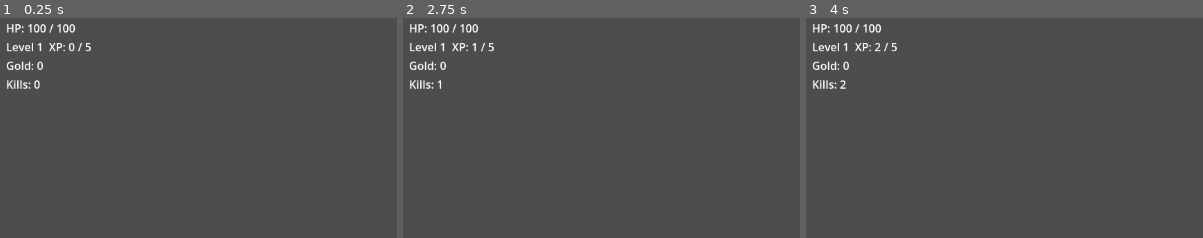
Above: before the commit, frames 1-3 (left to right).
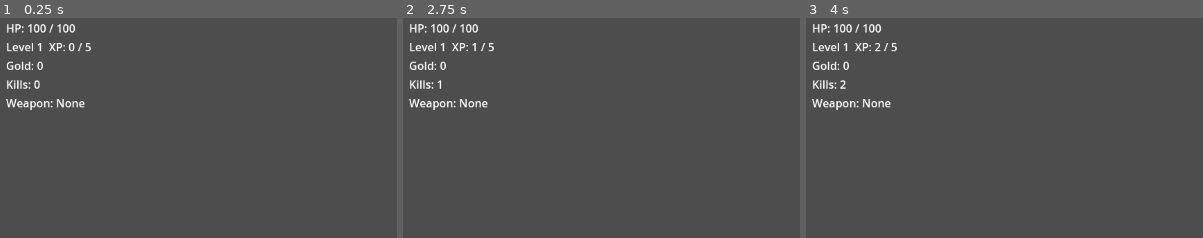
Above: after the commit, the same moments.

Repository: airisuzuki123/RogueLootPrototype
Game: Godot game, scene res://scenes/main.tscn
Two runs of this game, one before a commit and one after it. Both use one fixed random seed, a clock stepped at 60 frames per second and the inputs below.
Inputs:
- Up to frame 1 (0.25 s): no input
- Up to frame 2 (2.75 s): tap Enter at 0.5 s; hold D (move_right) 0.53-1.28 s; tap Space at 1.25 s; hold S (move_down) 1.28-2.03 s; hold D (move_right) from 2.03 s (still down)
- Up to frame 3 (4 s): release D (move_right) at 2.78 s; hold W (move_up) 2.78-3.53 s; hold A (move_left) from 3.53 s (still down)
The pictures show only the part of the screen within x 0-50%, y 0-50%; the shares and areas given below are measured in that part.

The runs differ from the first frame. In frame 1, 0.4% of the frame differs, in the area x 1-22%, y 36-42%; in frame 2, 0.4%; in frame 3, 0.4%.

Commit message:
Add basic equipment drops

Diff:
--- a/scripts/core/game_manager.gd
+++ b/scripts/core/game_manager.gd
@@ -4,6 +4,8 @@
 signal enemy_killed(total: int)
 signal health_changed(current: int, maximum: int)
 signal experience_changed(current: int, required: int, level: int)
+signal equipment_changed(equipment: Dictionary)
+signal loot_message_changed(message: String)
 signal upgrade_choices_requested(choices: Array)
 signal run_ended(kills: int, gold: int)
 
@@ -18,6 +20,8 @@
 var is_run_over: bool = false
 var is_upgrade_pending: bool = false
 var pending_upgrade_choices: Array = []
+var equipped_weapon: Dictionary = {}
+var latest_loot_message: String = ""
 
 const UPGRADE_POOL := [
 	{
@@ -64,9 +68,13 @@
 	is_run_over = false
 	is_upgrade_pending = false
 	pending_upgrade_choices.clear()
+	equipped_weapon.clear()
+	latest_loot_message = ""
 	gold_changed.emit(gold)
 	enemy_killed.emit(kills)
 	experience_changed.emit(experience, experience_to_next_level, level)
+	equipment_changed.emit(equipped_weapon)
+	loot_message_changed.emit(latest_loot_message)
 
 func register_player(player_node: Node) -> void:
 	player = player_node
@@ -83,6 +91,17 @@
 		return
 	gold += amount
 	gold_changed.emit(gold)
+	_set_loot_message("+%d Gold" % amount)
+
+func pickup_equipment(equipment: Dictionary) -> void:
+	if is_run_over or equipment.is_empty():
+		return
+	var old_weapon := equipped_weapon.duplicate(true)
+	equipped_weapon = equipment.duplicate(true)
+	if player != null and player.has_method("equip_weapon"):
+		player.equip_weapon(equipped_weapon, old_weapon)
+	equipment_changed.emit(equipped_weapon)
+	_set_loot_message("Equipped %s" % equipment["name"])
 
 func register_kill() -> void:
 	if is_run_over:
@@ -124,3 +143,7 @@
 	for index in range(min(3, pool.size())):
 		pending_upgrade_choices.append(pool[index])
 	upgrade_choices_requested.emit(pending_upgrade_choices)
+
+func _set_loot_message(message: String) -> void:
+	latest_loot_message = message
+	loot_message_changed.emit(latest_loot_message)
--- a/scripts/entities/enemy.gd
+++ b/scripts/entities/enemy.gd
@@ -42,6 +42,7 @@
 	if randf() <= loot_chance:
 		var loot := LOOT_DROP_SCENE.instantiate()
 		loot.global_position = global_position
+		loot.source_level = GameManager.level
 		get_tree().current_scene.add_child(loot)
 	queue_free()
 
--- a/scripts/entities/player.gd
+++ b/scripts/entities/player.gd
@@ -10,9 +10,14 @@
 
 var health: int
 var fire_cooldown: float = 0.0
+var base_fire_interval: float
+var equipment_damage_bonus: int = 0
+var equipment_attack_speed_bonus: int = 0
+var equipment_health_bonus: int = 0
 
 func _ready() -> void:
 	health = max_health
+	base_fire_interval = fire_interval
 	sync_health_state()
 
 func _physics_process(delta: float) -> void:
@@ -40,7 +45,8 @@
 		"damage":
 			projectile_damage += 5
 		"attack_speed":
-			fire_interval = max(0.18, fire_interval * 0.82)
+			base_fire_interval = max(0.18, base_fire_interval * 0.82)
+			fire_interval = _calculate_fire_interval()
 		"move_speed":
 			move_speed += 35.0
 		"max_health":
@@ -52,6 +58,11 @@
 			GameManager.update_player_health(health, max_health)
 		"multishot":
 			projectile_count += 1
+
+func equip_weapon(new_weapon: Dictionary, old_weapon: Dictionary = {}) -> void:
+	_remove_equipment_stats(old_weapon)
+	_apply_equipment_stats(new_weapon)
+	GameManager.update_player_health(health, max_health)
 
 func _update_auto_attack(delta: float) -> void:
 	fire_cooldown -= delta
@@ -67,7 +78,7 @@
 		var spread := deg_to_rad(8.0 * (index - (projectile_count - 1) / 2.0))
 		projectile.global_position = global_position
 		projectile.direction = base_direction.rotated(spread)
-		projectile.damage = projectile_damage
+		projectile.damage = projectile_damage + equipment_damage_bonus
 		get_tree().current_scene.add_child(projectile)
 
 func _find_nearest_enemy() -> Node2D:
@@ -82,3 +93,33 @@
 			nearest_distance = distance
 			nearest = enemy
 	return nearest
+
+func _apply_equipment_stats(equipment: Dictionary) -> void:
+	for affix in equipment.get("affixes", []):
+		match affix["id"]:
+			"damage":
+				equipment_damage_bonus += affix["value"]
+			"attack_speed":
+				equipment_attack_speed_bonus += affix["value"]
+			"max_health":
+				equipment_health_bonus += affix["value"]
+				max_health += affix["value"]
+				health += affix["value"]
+	fire_interval = _calculate_fire_interval()
+
+func _remove_equipment_stats(equipment: Dictionary) -> void:
+	for affix in equipment.get("affixes", []):
+		match affix["id"]:
+			"damage":
+				equipment_damage_bonus -= affix["value"]
+			"attack_speed":
+				equipment_attack_speed_bonus -= affix["value"]
+			"max_health":
+				equipment_health_bonus -= affix["value"]
+				max_health -= affix["value"]
+				health = min(health, max_health)
+	fire_interval = _calculate_fire_interval()
+
+func _calculate_fire_interval() -> float:
+	var speed_multiplier := 1.0 + float(equipment_attack_speed_bonus) / 100.0
+	return max(0.14, base_fire_interval / max(speed_multiplier, 0.1))
--- /dev/null
+++ b/scripts/items/equipment_factory.gd
@@ -0,0 +1,74 @@
+class_name EquipmentFactory
+extends RefCounted
+
+const RARITIES := [
+	{"name": "Common", "color": Color(0.8, 0.8, 0.8), "weight": 70, "affixes": 1, "power": 1.0},
+	{"name": "Magic", "color": Color(0.35, 0.55, 1.0), "weight": 24, "affixes": 2, "power": 1.25},
+	{"name": "Rare", "color": Color(1.0, 0.85, 0.2), "weight": 6, "affixes": 3, "power": 1.6}
+]
+
+const AFFIXES := [
+	{"id": "damage", "label": "Damage", "min": 3, "max": 8},
+	{"id": "max_health", "label": "Max HP", "min": 10, "max": 25},
+	{"id": "attack_speed", "label": "Attack Speed", "min": 6, "max": 14}
+]
+
+static func roll_weapon(enemy_level: int = 1) -> Dictionary:
+	var rarity := _roll_rarity()
+	var affix_count: int = rarity["affixes"]
+	var affix_pool := AFFIXES.duplicate(true)
+	affix_pool.shuffle()
+	var affixes: Array = []
+	var score := 0
+	for index in range(min(affix_count, affix_pool.size())):
+		var template: Dictionary = affix_pool[index]
+		var value := randi_range(template["min"], template["max"]) + enemy_level
+		value = int(round(float(value) * rarity["power"]))
+		affixes.append({
+			"id": template["id"],
+			"label": template["label"],
+			"value": value
+		})
+		score += _score_affix(template["id"], value)
+	return {
+		"name": "%s Wand" % rarity["name"],
+		"slot": "weapon",
+		"rarity": rarity["name"],
+		"color": rarity["color"],
+		"affixes": affixes,
+		"score": score
+	}
+
+static func describe(equipment: Dictionary) -> String:
+	if equipment.is_empty():
+		return "Weapon: None"
+	var lines := ["%s (%s)" % [equipment["name"], equipment["rarity"]]]
+	for affix in equipment["affixes"]:
+		var prefix := "+"
+		if affix["id"] == "attack_speed":
+			lines.append("%s%d%% %s" % [prefix, affix["value"], affix["label"]])
+		else:
+			lines.append("%s%d %s" % [prefix, affix["value"], affix["label"]])
+	return "\n".join(lines)
+
+static func _roll_rarity() -> Dictionary:
+	var total_weight := 0
+	for rarity in RARITIES:
+		total_weight += rarity["weight"]
+	var roll := randi_range(1, total_weight)
+	var cursor := 0
+	for rarity in RARITIES:
+		cursor += rarity["weight"]
+		if roll <= cursor:
+			return rarity
+	return RARITIES[0]
+
+static func _score_affix(affix_id: String, value: int) -> int:
+	match affix_id:
+		"damage":
+			return value * 4
+		"max_health":
+			return value
+		"attack_speed":
+			return value * 3
+	return value
--- a/scripts/items/loot_drop.gd
+++ b/scripts/items/loot_drop.gd
@@ -1,13 +1,25 @@
 extends Area2D
+
+const EquipmentFactory := preload("res://scripts/items/equipment_factory.gd")
 
 @export var gold_amount: int = 1
 @export var pickup_radius: float = 20.0
+@export var equipment_chance: float = 0.28
+@export var source_level: int = 1
+
+var equipment: Dictionary = {}
 
 func _ready() -> void:
+	if randf() <= equipment_chance:
+		equipment = EquipmentFactory.roll_weapon(source_level)
+		$Visual.color = equipment["color"]
 	body_entered.connect(_on_body_entered)
 
 func _on_body_entered(body: Node) -> void:
 	if body.name != "Player":
 		return
-	GameManager.add_gold(gold_amount)
+	if equipment.is_empty():
+		GameManager.add_gold(gold_amount)
+	else:
+		GameManager.pickup_equipment(equipment)
 	queue_free()
--- a/scripts/ui/hud.gd
+++ b/scripts/ui/hud.gd
@@ -1,9 +1,13 @@
 extends CanvasLayer
+
+const EquipmentFactory := preload("res://scripts/items/equipment_factory.gd")
 
 var gold_label: Label
 var kills_label: Label
 var health_label: Label
 var experience_label: Label
+var equipment_label: Label
+var loot_message_label: Label
 var upgrade_panel: PanelContainer
 var upgrade_list: VBoxContainer
 var game_over_label: Label
@@ -36,6 +40,13 @@
 	kills_label = Label.new()
 	stats.add_child(kills_label)
 
+	equipment_label = Label.new()
+	equipment_label.autowrap_mode = TextServer.AUTOWRAP_WORD_SMART
+	stats.add_child(equipment_label)
+
+	loot_message_label = Label.new()
+	stats.add_child(loot_message_label)
+
 	upgrade_panel = PanelContainer.new()
 	upgrade_panel.visible = false
 	upgrade_panel.position = Vector2(390, 150)
@@ -60,6 +71,8 @@
 	GameManager.enemy_killed.connect(_on_enemy_killed)
 	GameManager.health_changed.connect(_on_health_changed)
 	GameManager.experience_changed.connect(_on_experience_changed)
+	GameManager.equipment_changed.connect(_on_equipment_changed)
+	GameManager.loot_message_changed.connect(_on_loot_message_changed)
 	GameManager.upgrade_choices_requested.connect(_on_upgrade_choices_requested)
 	GameManager.run_ended.connect(_on_run_ended)
 
@@ -68,6 +81,8 @@
 	_on_enemy_killed(GameManager.kills)
 	_on_experience_changed(GameManager.experience, GameManager.experience_to_next_level, GameManager.level)
 	_on_health_changed(GameManager.player_health, GameManager.player_max_health)
+	_on_equipment_changed(GameManager.equipped_weapon)
+	_on_loot_message_changed(GameManager.latest_loot_message)
 
 func _on_gold_changed(total: int) -> void:
 	gold_label.text = "Gold: %d" % total
@@ -80,6 +95,12 @@
 
 func _on_experience_changed(current: int, required: int, level: int) -> void:
 	experience_label.text = "Level %d  XP: %d / %d" % [level, current, required]
+
+func _on_equipment_changed(equipment: Dictionary) -> void:
+	equipment_label.text = EquipmentFactory.describe(equipment)
+
+func _on_loot_message_changed(message: String) -> void:
+	loot_message_label.text = message
 
 func _on_upgrade_choices_requested(choices: Array) -> void:
 	for child in upgrade_list.get_children():
Not shown, changed: README.md
Not shown, changed: docs/design.md
